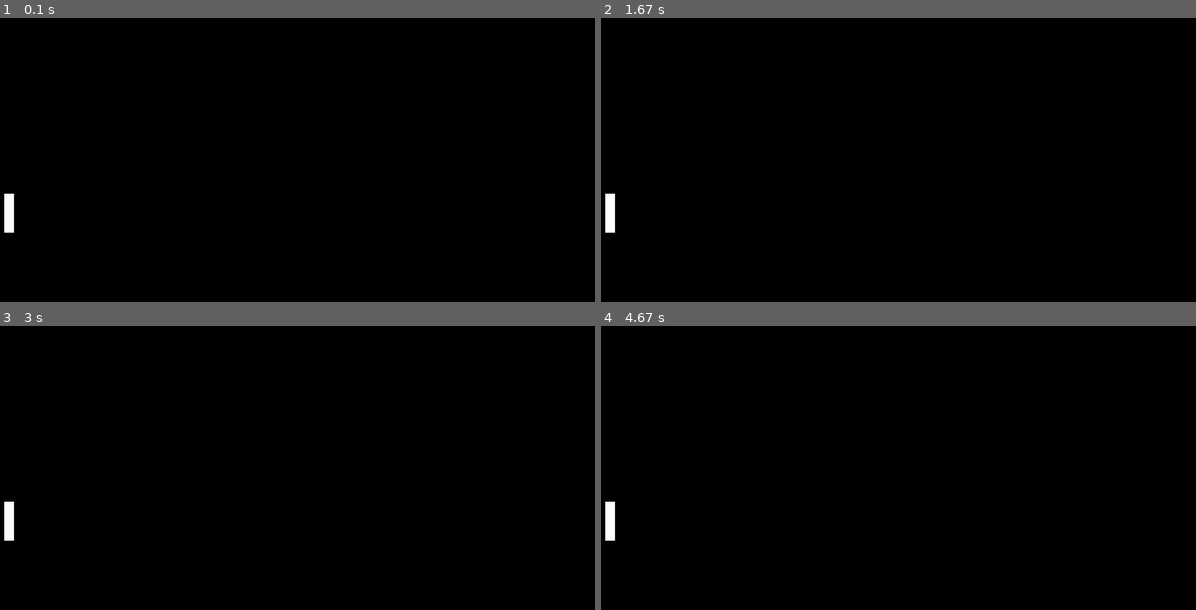
Above: before the commit, frames 1-4 (two rows, left to right).
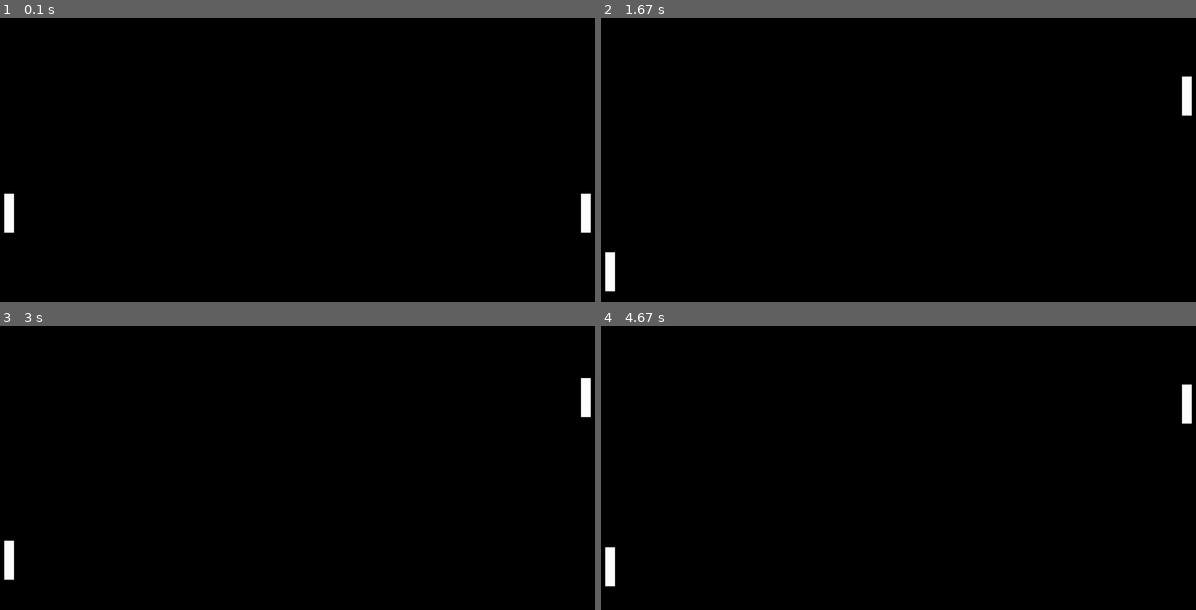
Above: after the commit, the same moments.

Repository: Klihe/PingPong-PyGame
Game: pygame game, started from main.py
Same seed, same stepped clock (60 frames per second), same inputs: the game is played once before the commit and once after it.
Inputs:
- Up to frame 1 (0.1 s): no input
- Up to frame 2 (1.67 s): hold S 0.33-0.8 s; hold Up 0.33-0.8 s; hold Up 0.83-1.3 s; hold W 0.83-1.3 s; hold Down 1.33-1.63 s; hold S 1.33-1.63 s
- Up to frame 3 (3 s): hold Up 1.67-2.03 s; hold W 1.67-2.03 s; hold Down 2.07-2.43 s; hold S 2.07-2.43 s; hold Up 2.47-2.77 s; hold W 2.47-2.77 s; hold Down from 2.8 s (still down); hold S from 2.8 s (still down)
- Up to frame 4 (4.67 s): release Down at 3.1 s; release S at 3.1 s; hold Up 3.13-3.5 s; hold W 3.13-3.5 s; hold Down 3.53-3.9 s; hold S 3.53-3.9 s; hold Up 3.93-4.23 s; hold W 3.93-4.23 s; hold Down 4.27-4.57 s; hold S 4.27-4.57 s; hold Up from 4.6 s (still down); hold W from 4.6 s (still down)

The runs differ from the first frame. In frame 1, 0.2% of the frame differs, in the area x 97-100%, y 61-76%; in frame 2, 0.7%, in the area x 0-100%, y 20-97%; in frame 3, 0.7%; in frame 4, 0.7%.

Commit message:
Movement & Player2

Diff:
--- a/main.py
+++ b/main.py
@@ -28,6 +28,12 @@
         self.speed = speed
         self.color = color
 
+    def movement(self, up, down):
+        if keys[up] and self.y > 0:
+            self.y -= self.speed
+        if keys[down] and self.y < winHeight - self.height:
+            self.y += self.speed
+
     def update(self, win):
         pygame.draw.rect(win, WHITE, (self.x, self.y, self.width, self.height))
 
@@ -35,10 +41,12 @@
 def winUpdate():
     winMain.fill(BLACK)
     player1.update(winMain)
+    player2.update(winMain)
     pygame.display.update()
 
 # Create objects
 player1 = Player(BLOCK, winHeight / 2, BLOCK / 2, BLOCK * 2, 10, WHITE)
+player2 = Player(winWidth - BLOCK - BLOCK / 2, winHeight / 2, BLOCK / 2, BLOCK * 2, 10, WHITE)
 
 # Game
 run = True
@@ -54,6 +62,9 @@
     if keys[pygame.K_ESCAPE]:
             game_display = pygame.display.set_mode((winWidth, winHeight))
 
+    player1.movement(pygame.K_w, pygame.K_s)
+    player2.movement(pygame.K_UP, pygame.K_DOWN)
+
     winUpdate()
 
 pygame.quit()
